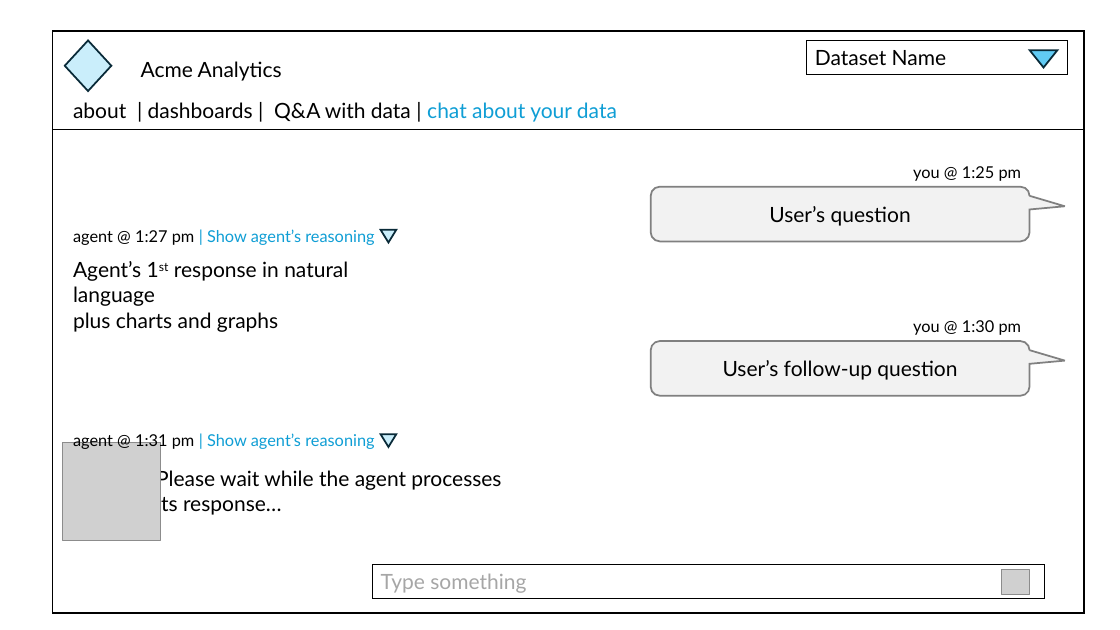
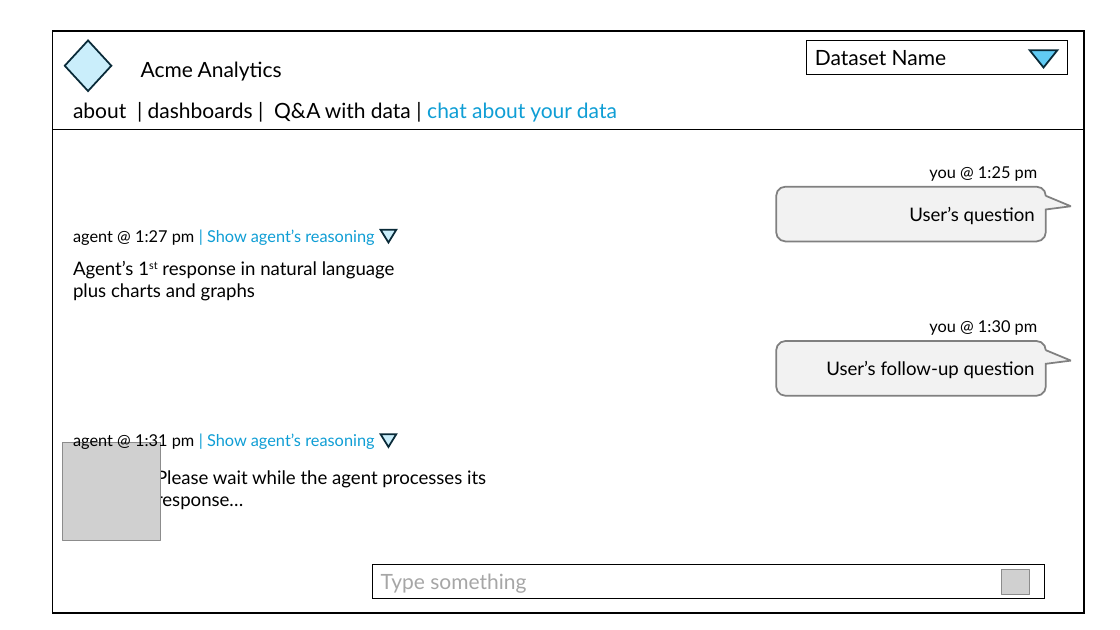
Before and after one commit to build-engineering/ibm-building-blocks-workshop-q1-2026, a slide deck: slide 2 of lab-3-agent-builder-custom-mode/v4-wireframes/website-v4-wireframes.pptx. Drawn at 1120x630 pixels with LibreOffice and Linux fonts; fonts in the diff are those of the drawing; grey boxes stand for pictures. Boxes give left, top, right and bottom in pixels: in the first picture for what was removed or moved away, otherwise in the second. Text is boxed around its words. In the diff, an @@ line names an element or a change of style, - is before the commit and + after.

Commit message:
numerous agent lab updates

```diff
--- a/lab-3-agent-builder-custom-mode/v4-wireframes/website-v4-wireframes.pptx
+++ b/lab-3-agent-builder-custom-mode/v4-wireframes/website-v4-wireframes.pptx
@@ text "you @ 1:25 pm": place and size @@
-text "you @ 1:25 pm" at (913,166,1022,181)
+text "you @ 1:25 pm" at (929,166,1038,181)
@@ rounded speech box "User’s question": place and size @@
-rounded speech box "User’s question" at (651,187,1030,241)
+rounded speech box "User’s question" at (776,187,1046,241)
@@ rounded speech box "User’s question" at (776,187,1046,241): size 18 to 16 pt; alignment centre to right @@
@@ text "Agent’s 1st response in natural ..." at (73,261,395,301): size 18 to 16 pt @@
@@ text "you @ 1:30 pm": place and size @@
-text "you @ 1:30 pm" at (913,320,1022,335)
+text "you @ 1:30 pm" at (929,320,1038,335)
@@ rounded speech box "User’s follow-up question" at (776,341,1046,396): size 18 to 16 pt; alignment centre to right @@
@@ rounded speech box "User’s follow-up question": place and size @@
-rounded speech box "User’s follow-up question" at (651,341,1030,396)
+rounded speech box "User’s follow-up question" at (776,341,1046,396)
@@ text "Please wait while the agent ..." at (156,468,486,510): size 18 to 16 pt @@
```
Also in this commit, not shown: 2 other slides changed, 20 other files.
